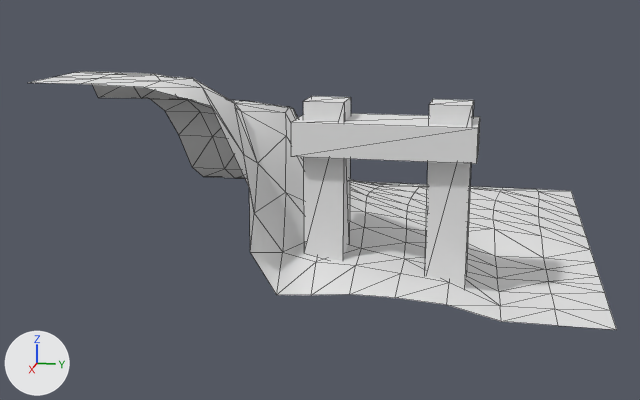
What one commit did to the OBJ model Project_ThirdPerson/mge_v18_student_version/assets/ThirdPerson/models/Harbour_Bottom_Right.obj.
The view is the same before and after, from a camera (50 mm lens) standing at (1.905, 0.295, 0.356) and looking at (0.043, -0.078, -0.11). Lighting does not change. The marker at lower left points along +X, +Y and +Z. Mesh edges are drawn as thin lines. Where no turn or scale is listed for an object, it has been applied to the vertices.

Names of what the first picture shows: 'Harbour_Bottom_Right'.
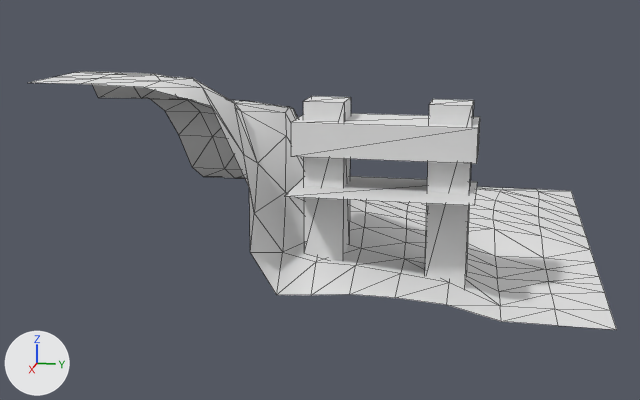
Boxes [x1, y1, x2, y2] around the edits, measured in the pictures (640 x 400 px):
```json
{"part": 1, "of": "me_harbour_bottom_right", "change": "added", "after": [285, 176, 477, 205]}
```

Scene script edits in JSON lines:
```json
{"block": "me_harbour_bottom_right", "where": "me_harbour_bottom_right.from_pydata(...)  # 200 vertices, 332 faces; spans x -0.5..0.5, y -0.5..0.5, z -0.187..0.188"}
{"block": "me_harbour_bottom_right", "where": "# used by ob_harbour_bottom_right; location = (0.0, 0.0, 0.0)"}
{"block": "me_harbour_bottom_right", "where": "# verts and faces of me_harbour_bottom_right; kept vertices keep their numbers, new ones are numbered from 200"}
{"block": "me_harbour_bottom_right", "change": "me_harbour_bottom_right part 1"}
{"op": "add", "block": "me_harbour_bottom_right", "code": "verts[200] = (0.32, -0.047, 0.008)"}
{"op": "add", "block": "me_harbour_bottom_right", "code": "verts[201] = (0.5, -0.047, 0.008)  # pixel (284, 196)"}
{"op": "add", "block": "me_harbour_bottom_right", "code": "verts[202] = (0.32, 0.266, 0.008)  # pixel (477, 181)"}
{"op": "add", "block": "me_harbour_bottom_right", "code": "verts[203] = (0.5, 0.266, 0.008)  # pixel (474, 205)"}
{"op": "add", "block": "me_harbour_bottom_right", "code": "faces += [(200, 201, 202), (201, 203, 202)]"}
```
